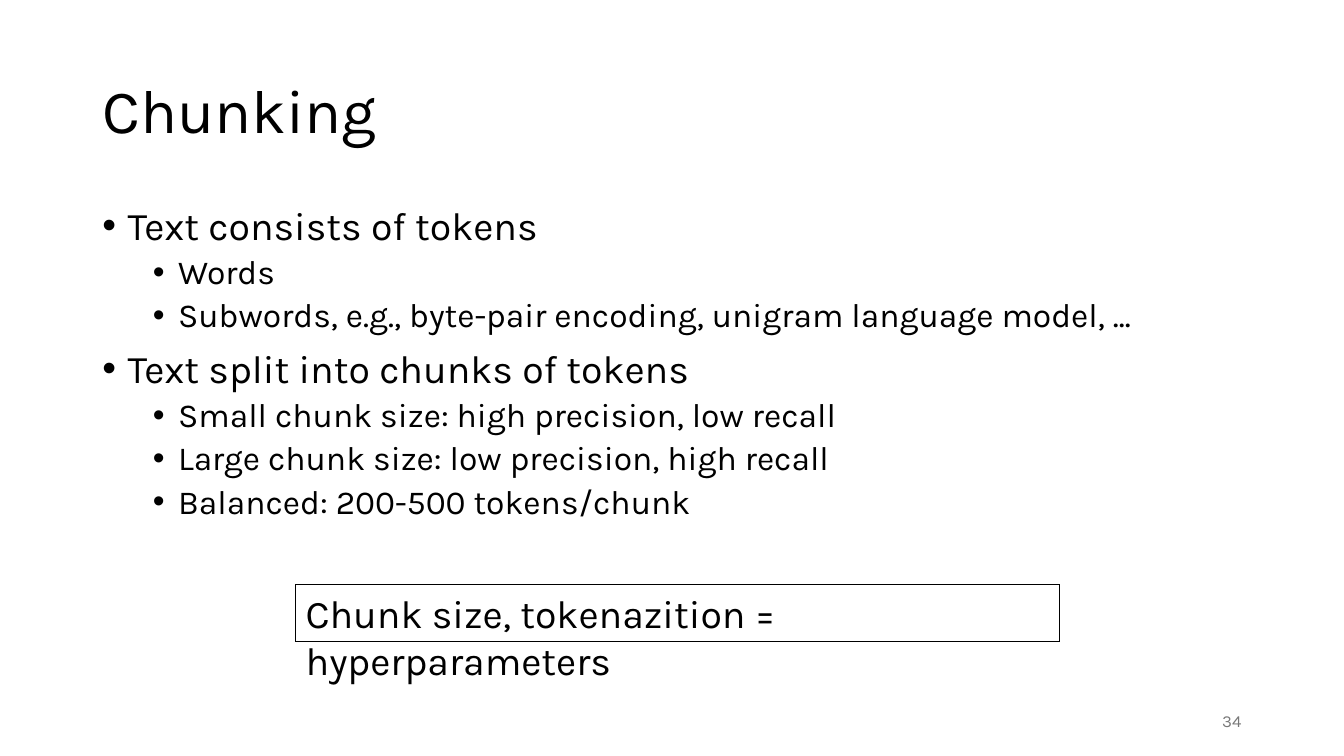
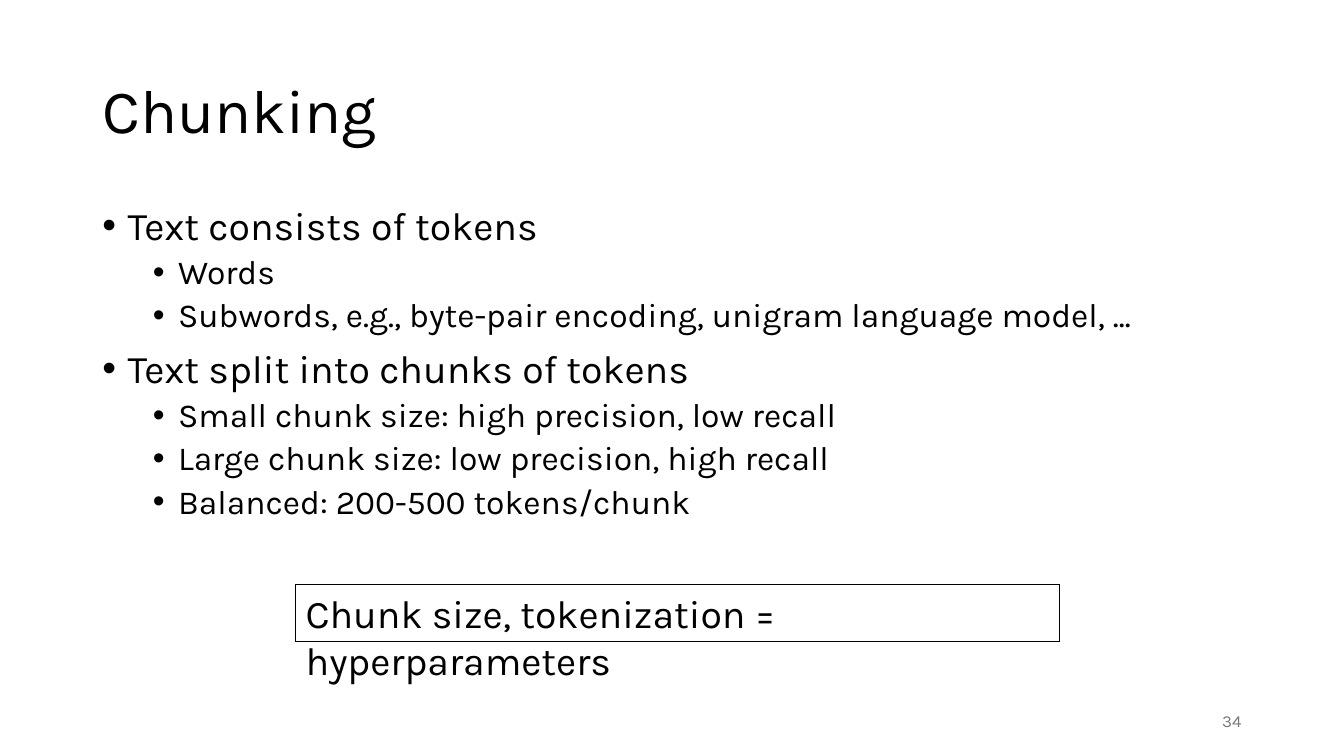
Before and after one commit to gjbex/Deploying-LLMs-locally, a slide deck: slide 34 of local_LLMs.pptx. Drawn at 1344x756 pixels with LibreOffice and Linux fonts; fonts in the diff are those of the drawing. Boxes give left, top, right and bottom in pixels: in the first picture for what was removed or moved away, otherwise in the second. Text is boxed around its words. In the diff, an @@ line names an element or a change of style, - is before the commit and + after.

```diff
--- a/local_LLMs.pptx
+++ b/local_LLMs.pptx
@@ text in rectangle at bbox=[306, 601, 745, 685]: text changed @@
-Chunk size, tokenazition = hyperparameters
+Chunk size, tokenization = hyperparameters
```
Also in this commit, not shown: 6 other slides changed.
